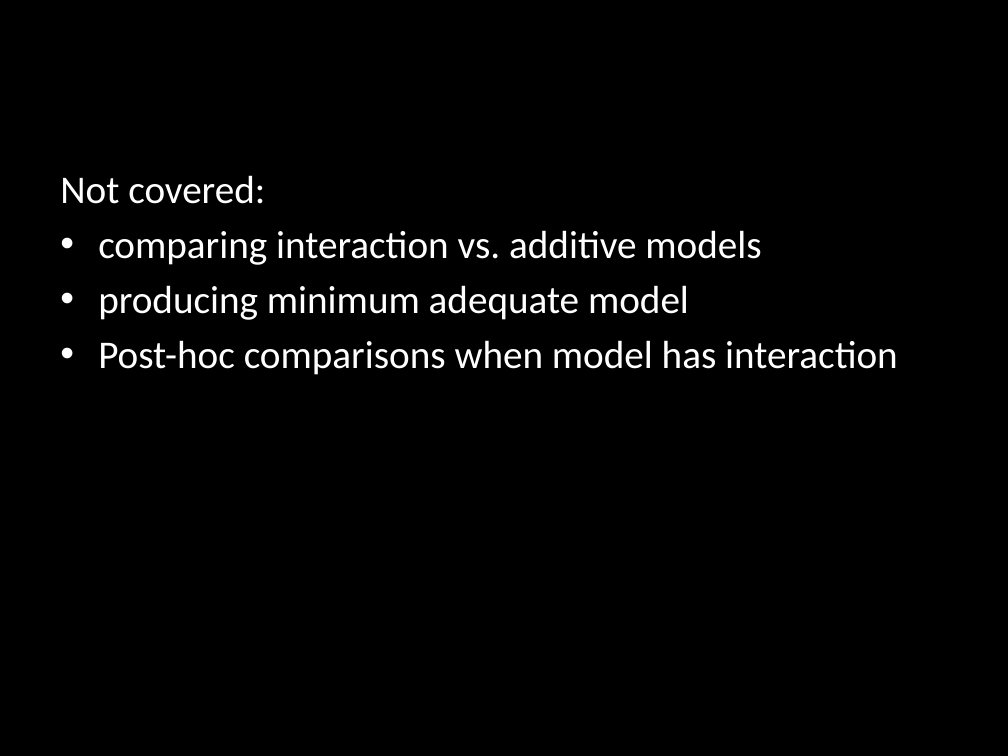
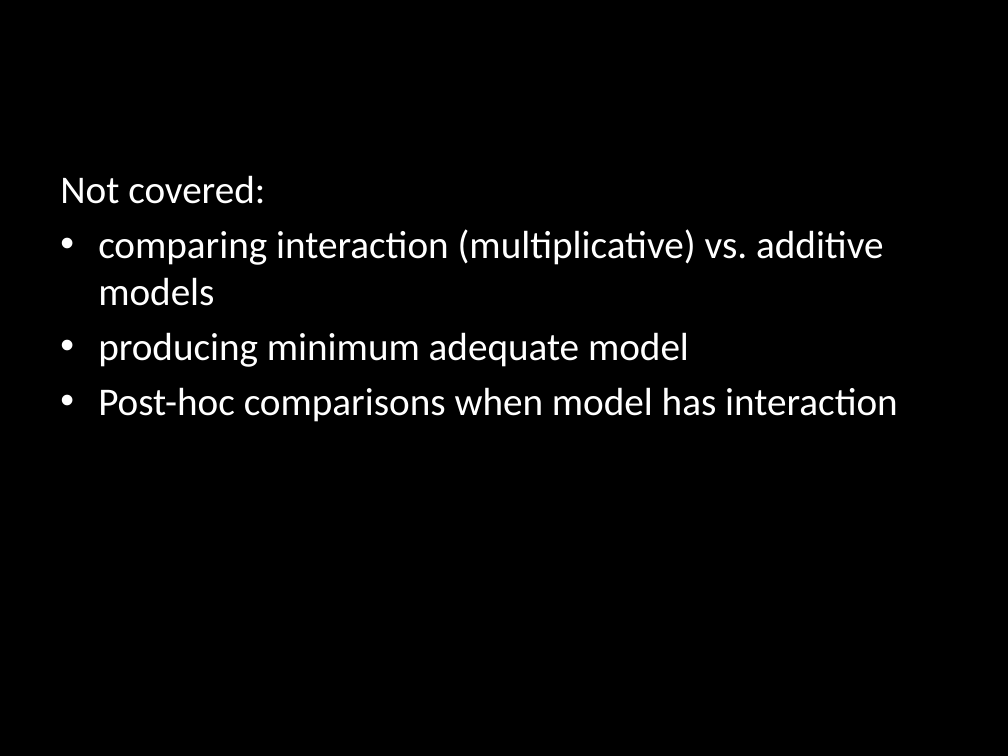
Before and after one commit to cmgienger/6-2WayANOVA, a slide deck: slide 20 of 6-2Way_ANOVA.pptx (slide 21 before the commit). Drawn at 1008x756 pixels with LibreOffice and Linux fonts; fonts in the diff are those of the drawing. Boxes give left, top, right and bottom in pixels: in the first picture for what was removed or moved away, otherwise in the second. Text is boxed around its words. In the diff, an @@ line names an element or a change of style, - is before the commit and + after.

```diff
--- a/6-2Way_ANOVA.pptx
+++ b/6-2Way_ANOVA.pptx
@@ text at (x1=98, y1=229, x2=883, y2=306): text changed @@
-• comparing interaction vs. additive models
+• comparing interaction (multiplicative) vs. additive models
```
Also in this commit, not shown: 6 other slides changed, 1 slide removed, 3 other files.
